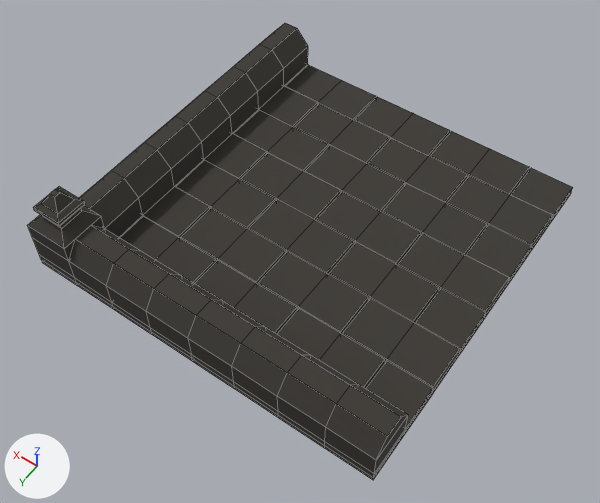
The FBX model Assets/Objects/Raw/Terrain/Sidewalk_corner.fbx, before and after one commit.
One viewpoint serves both versions: a camera (50 mm lens) standing at (-2.36, 3.5, 5.08) and looking at (-0.1, 0.34, 0.11). Lighting does not change. The marker at lower left points along +X, +Y and +Z. Mesh edges are drawn as thin lines. Where no turn or scale is listed for an object, it has been applied to the vertices. Vertices at the same position are counted once.

Objects in the first picture: 'rog'.
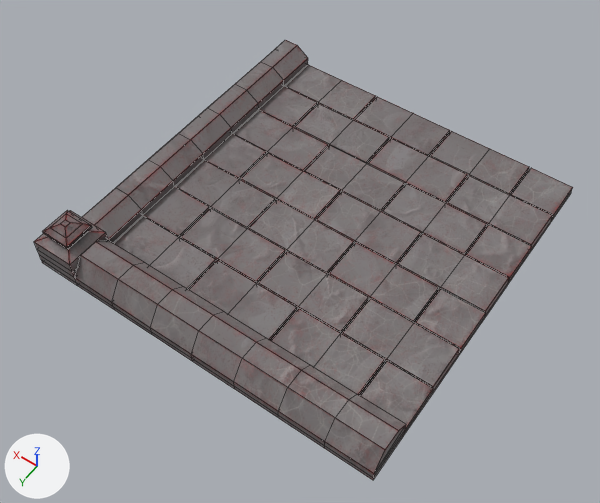
Changed parts and their boxes (x1, y1, x2, y2) in the pictures (600 x 503 px; the box of a moved part takes in the faces that stretch with it):
'rog', reshaped
    before: (27, 23, 573, 480)
    after: (34, 40, 573, 480)
part 1 of me_cube_003, moved or reshaped
    before: (27, 23, 408, 474)
    after: (34, 40, 406, 474)
part 2 of me_cube_003, recoloured (black to grey)
    both: (39, 65, 573, 480)

Patch to the scene script:
```diff
--- a/Assets/Objects/Raw/Terrain/Sidewalk_corner.fbx.py
+++ b/Assets/Objects/Raw/Terrain/Sidewalk_corner.fbx.py
@@ img_chodnik_rog_material_basecolor_png @@
+img_chodnik_rog_material_basecolor_png = load_image('chodnik_rog_Material_BaseColor.png', '_unpacked/chodnik_rog_Material_BaseColor.png', 1024, 1024, 'sRGB')
@@ mat_stone_002 @@
+mat_stone_002 = principled_material('stone.002')
+mat_stone_002.texture = img_chodnik_rog_material_basecolor_png
+mat_stone_002.metallic = 0.0622
+mat_stone_002.roughness = 0.896
@@ me_cube_003 @@
 # used by ob_rog; location = (0.0, 0.0, 0.0)
-me_cube_003.from_pydata(...)  # 436 vertices, 442 faces; spans x -1.5..1.5, y -1.5..1.5, z 0.0..0.74
+me_cube_003.from_pydata(...)  # 419 vertices, 428 faces; spans x -1.5..1.5, y -1.5..1.5, z 0.0..0.42
+# me_cube_003 part 1
+# 68 vertices are removed from x -1.5..1.5, y -1.5..1.5, z 0.3..0.74
+# 87 faces are deleted
+# 13 vertices in x -1.12..1.13, y -1.12..1.5, z 0.3 move by (0.0, 0.0, -0.13)
+# 6 vertices in x 1.5, y -1.12..0.75, z 0.3 move by (-0.12, 0.0, -0.04)
+# 5 vertices in x -1.12..0.75, y 1.5, z 0.3 move by (0.0, -0.11, -0.04)
+# 2 vertices move from x 0.38..1.12, y 1.5, z 0.3..0.45 to x 0.37..1.12, y 1.39..1.5, z 0.26
+# 39 vertices are added at x -1.5..1.5, y -1.5..1.5, z 0.17..0.42
+# 6 new vertices lie (-0.13, 0.0, 0.0) away from vertices in x 1.5, y -1.12..0.75, z 0.3
+# 6 new vertices lie (0.0, -0.16, 0.0) away from vertices in x -1.12..0.75, y 1.5, z 0.3
+# 73 new faces join them
+# me_cube_003 part 2: 355 faces spanning x -1.5..1.5, y -1.5..1.5, z 0.0..0.26 switch from mat_material (black #3b3832) to mat_stone_002 (picture img_chodnik_rog_material_basecolor_png)
```
